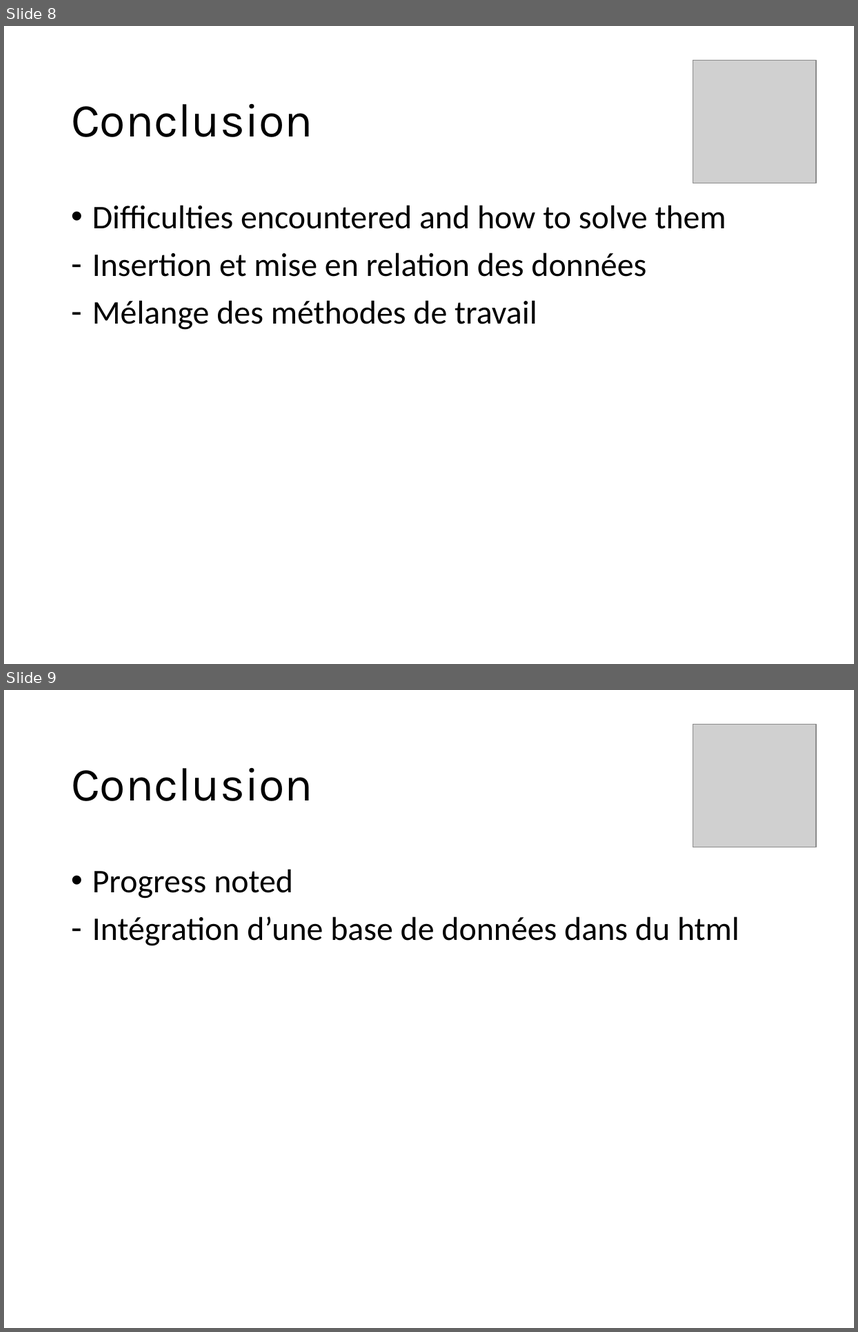
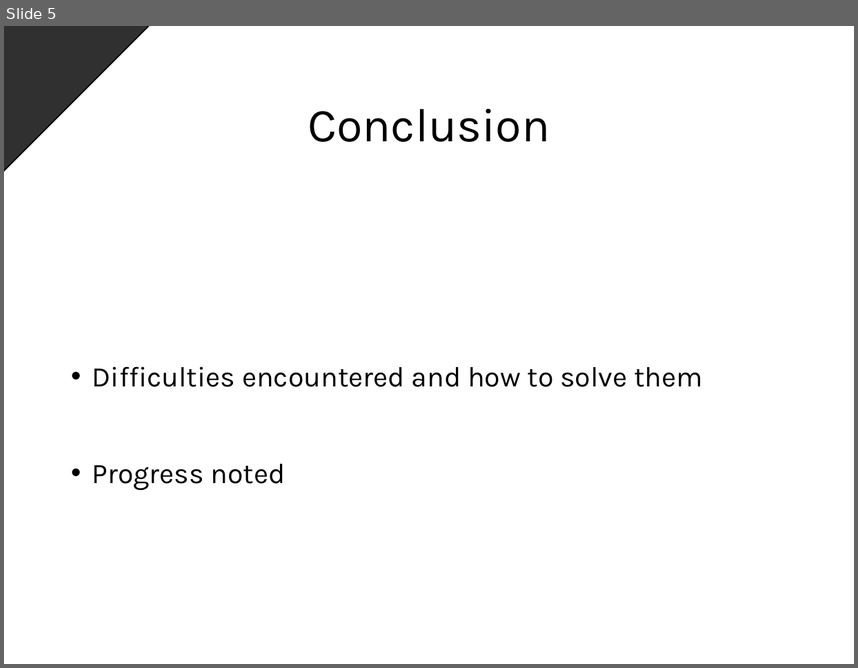
Before and after one commit to karabenemsi/germanfrenchfood, a slide deck: project.pptx. Shown one above the other, each under a label of ours: slides 8 and 9 before the commit, slide 5 after it. The pictures are 858x1332 and 858x668 pixels, drawn with LibreOffice and Linux fonts; fonts in the diff are those of the drawing; grey boxes stand for pictures; background and template pictures are left out. Boxes give left, top, right and bottom in pixels: in the first picture for what was removed or moved away, otherwise in the second. Text is boxed around its words. In the diff, an @@ line names an element or a change of style, - is before the commit and + after.

```diff
--- a/project.pptx
+++ b/project.pptx
@@ slide 9 removed at <box>4,690,854,1328</box>, background #FFFFFF @@
@@ picture removed at <box>693,724,816,847</box> @@
@@ title removed at <box>71,768,313,801</box> @@
-Conclusion
@@ text removed at <box>92,869,740,946</box> @@
-• Progress noted
-– Intégration d’une base de données dans du html
@@ what was slide 8 is now slide 5 @@
@@ slide 5 changed as well @@
@@ rectangle added at <box>4,26,205,219</box>, fill #000000 at 81% opacity, outline #000000 1 pt @@
@@ title "Conclusion": place and size @@
-title "Conclusion" at <box>71,104,313,137</box>
+title "Conclusion" at <box>308,109,550,142</box>
@@ title "Conclusion" at <box>308,109,550,142</box>: alignment left to centre @@
@@ picture removed at <box>693,60,816,183</box> @@
@@ text "Difficulties encountered and how to ..." at <box>92,366,703,490</box>: vertical alignment top to middle @@
@@ text at <box>92,366,703,387</box>: size 28 to 24 pt, font Calibri to Karla in "Difficulties encountered and how to solve them"; line spacing 0.9 to 2.5 @@
@@ text at <box>92,463,286,490</box>: text changed; size 28 to 24 pt; font Calibri to Karla @@
-– Insertion et mise en relation des données
-– Mélange des méthodes de travail
+• Progress noted
```
Also in this commit, not shown: 2 other slides changed, 4 slides added, 7 other slides removed, 1 other file.
